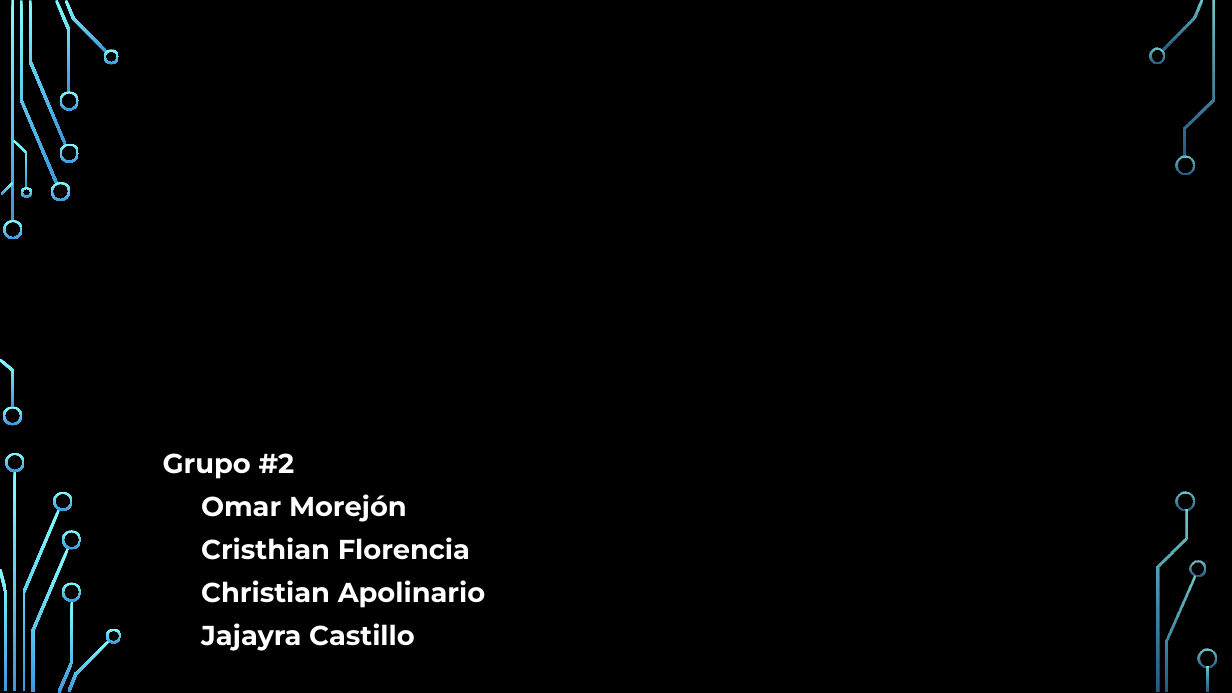
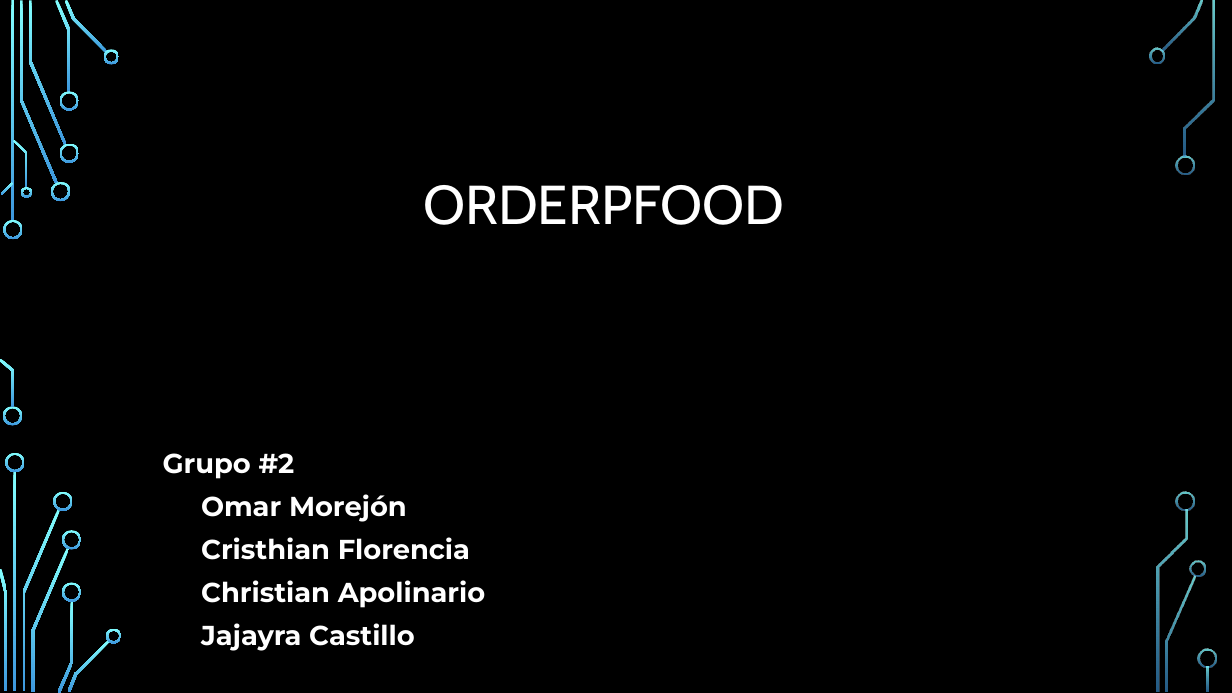
Before and after one commit to karin-romero/WT-Project, a slide deck: slide 1 of group3/Grupo 3 - Proyecto.pptx. Drawn at 1232x693 pixels with LibreOffice and Linux fonts; fonts in the diff are those of the drawing; background and template pictures are left out. Boxes give left, top, right and bottom in pixels: in the first picture for what was removed or moved away, otherwise in the second. Text is boxed around its words. In the diff, an @@ line names an element or a change of style, - is before the commit and + after.

```diff
--- a/group3/Grupo 3 - Proyecto.pptx
+++ b/group3/Grupo 3 - Proyecto.pptx
@@ title added at (x1=423, y1=185, x2=785, y2=225), 32 pt, text #FFFFFF @@
+ORDERPFOOD
```
